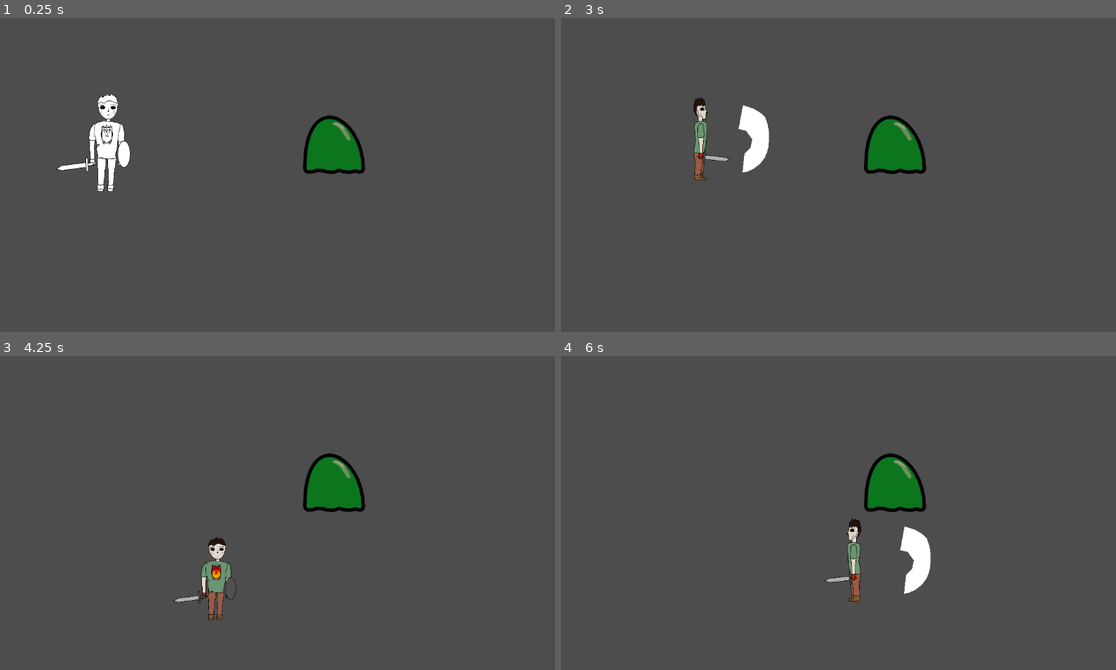
Above: before the commit, frames 1-4 (two rows, left to right).
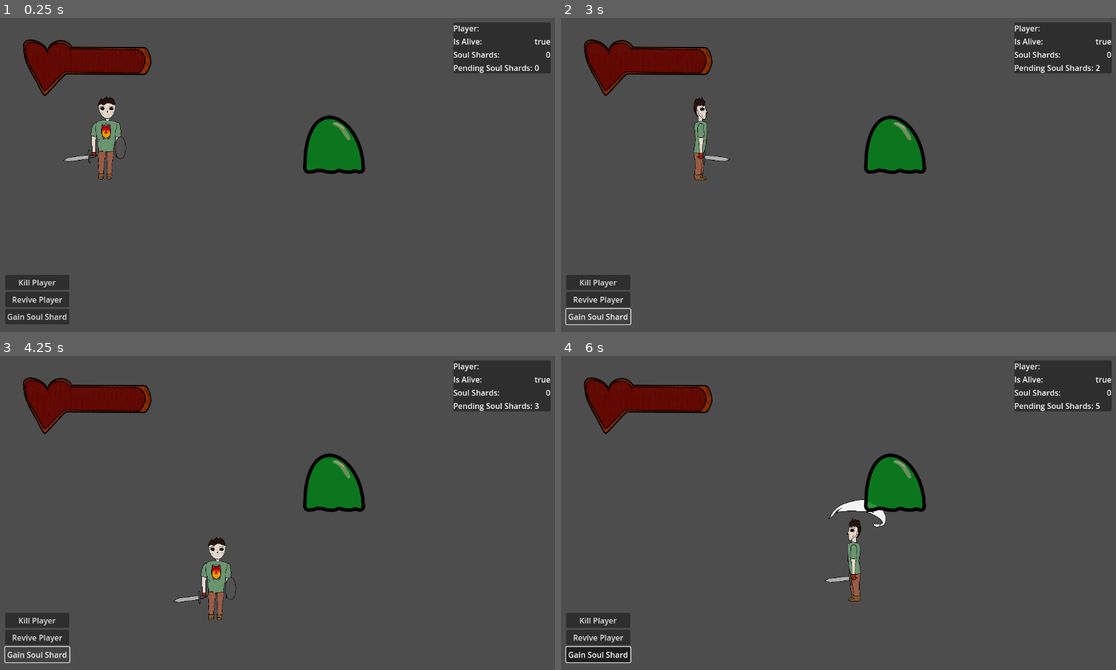
Above: after the commit, the same moments.

Repository: Reneator/Open-Source-Stuff
Game: Godot game, scene res://main.tscn
Same seed, same stepped clock (60 frames per second), same inputs: the game is played once before the commit and once after it. Before the commit the project starts from res://level.tscn.
Inputs (mouse positions are in pixels of both pictures, inside the frame that each line leads up to):
- Up to frame 1 (0.25 s): no input
- Up to frame 2 (3 s): click (599, 281) at 0.5 s, where only the run after the commit has a clickable "Kill Player"; click (599, 300) at 1.25 s, where only the run after the commit has a clickable "Revive Player"; click (599, 316) at 2 s, where only the run after the commit has a clickable "Gain Soul Shard"; tap Enter at 2.75 s; hold D (move_right) from 2.78 s (still down); hold Space (attack) from 2.78 s (still down)
- Up to frame 3 (4.25 s): release D (move_right) at 3.53 s; release Space (attack) at 3.53 s; hold S (move_down) from 3.53 s (still down); tap Space (attack) at 3.6 s
- Up to frame 4 (6 s): release S (move_down) at 4.28 s; hold D (move_right) 4.28-5.03 s; hold Space (attack) 4.28-5.03 s; hold W (move_up) 5.03-5.78 s; tap Space (attack) at 5.1 s; hold A (move_left) from 5.78 s (still down); hold Space (attack) from 5.78 s (still down)

The runs differ from the first frame. In frame 1, 8.0% of the frame differs, in the area x 1-100%, y 1-98%; in frame 2, 7.0%; in frame 3, 6.2%; in frame 4, 7.6%.
Error after the commit: Invalid call. Nonexistent function 'show' in base 'Nil'. (res://Player.gd:102)

Commit message:
Added new stuff
- added new assets by Nefarionus
- added directional attack-area
- improved Direction evaluation/code
- added ui
- added main scene
- implemented hp bar

Diff:
--- a/Johnny Upgrade/Character.gd
+++ b/Johnny Upgrade/Character.gd
@@ -14,6 +14,7 @@
 	health = max_health
 
 func damage(damage : float, origin : Character):
+	print("%s got damaged by %s for %d: new health: %d" % [name, origin.name, damage, health])
 	health -= damage
 	if health <= 0:
 		health = 0
--- /dev/null
+++ b/Johnny Upgrade/Global.gd
@@ -0,0 +1,3 @@
+extends Node
+
+var player : Player
--- a/Johnny Upgrade/Player.gd
+++ b/Johnny Upgrade/Player.gd
@@ -19,10 +19,20 @@
 var gravity = ProjectSettings.get_setting("physics/2d/default_gravity")
 
 func _ready():
-	attack_area.enemy_hit.connect(on_enemy_hit_by_attack)
+	for child in get_children():
+		if not child is Attack_Area:
+			continue
+		child.enemy_hit.connect(on_enemy_hit_by_attack)
+	initialize_hp()
+	Global.player = self
+
+func initialize_hp():
+	health = max_health
 
 func on_enemy_hit_by_attack(enemy : Enemy):
 	attack(enemy)
+
+var last_direction
 
 func _physics_process(delta):
 
@@ -30,66 +40,88 @@
 	var move_vertical = Input.get_axis("move_up", "move_down")
 	var move_vector = Vector2(move_horizontal, move_vertical).normalized()
 
-	print("Move_vector: %s" % move_vector)
-	#rotate_player_towards_movement_direction(move_vector)
-
 	velocity = Vector2.ZERO
 	velocity += SPEED * move_vector
 	if not move_vector.length() == 0:
 		set_texture_for_velocity()
+		last_direction = get_view_direction()
 
 	move_and_slide()
 
 var last_degrees
 
 func set_texture_for_velocity():
+	var player_texture = get_texture_for_direction()
+	var direction = get_view_direction()
+	if direction == DIRECTION.LEFT:
+		icon.flip_h = true
+	else:
+		icon.flip_h = false
+	icon.texture = player_texture
+
+enum DIRECTION{LEFT, RIGHT, DOWN, UP}
+
+func get_texture_for_direction():
+	var direction = get_view_direction()
+	match direction:
+		DIRECTION.UP:
+			return texture_hero_up
+		DIRECTION.DOWN:
+			return texture_hero_down
+		DIRECTION.RIGHT:
+			return texture_hero_right
+		DIRECTION.LEFT:
+			return texture_hero_right
+
+func get_view_direction():
 	var direction = velocity.normalized()
 	var degrees = rad_to_deg(direction.angle())
-	if last_degrees != null and degrees == last_degrees:
-		#so it doesnt constantly change it after stopping
-		return
-	print("Player move-direction degrees: %s" % degrees)
-	var player_texture = get_texture_for_direction_degrees(degrees)
-	icon.texture = player_texture
-
-func get_texture_for_direction_degrees(degrees):
 	if degrees >= -135 and degrees < -46: #up
-		print("up")
-		return texture_hero_up
+		return DIRECTION.UP
 	if degrees >= -46 and degrees < 46: #right
-		icon.flip_h = false
-		print("right")
-		return texture_hero_right
+		return DIRECTION.RIGHT
 	if degrees >= 46 and degrees < 135: #down
-		print("down")
-		return texture_hero_down
+		return DIRECTION.DOWN
 	if degrees >= 135 or degrees < -135: #left
-		print("left")
-		icon.flip_h = true
-		return texture_hero_right
-
-func rotate_player_towards_movement_direction(move_vector : Vector2):
-	if move_vector.length() <= 0:
-		return
-	var vector_angle_rad = move_vector.angle()
-	rotation = vector_angle_rad
+		return DIRECTION.LEFT
 
 func _input(event):
 	if event.is_action_pressed("attack"):
 		start_attack()
 
+var is_attacking = false
+var current_attack
 
 func start_attack():
-	animation_player.play("attack")
-	#attack_area.show()
+	if is_attacking:
+		return
+	is_attacking = true
+	get_tree().create_timer(0.5).timeout.connect(stop_attack)
 
-	#check for bodys in damage area
-	#damage enemies
+	current_attack = get_attack_area()
+	current_attack.show()
 
-#func _on_attack_area_2d_body_entered(body):
-	#if not body is Enemy:
-		#return
-	#attack(body)
+func get_attack_area():
+	var direction = get_view_direction()
+	if velocity.length()<= 0:
+		direction = last_direction
+	match direction:
+		DIRECTION.UP:
+			return $Attack_Top
+		DIRECTION.DOWN:
+			return $Attack_Bottom
+		DIRECTION.RIGHT:
+			return $Attack_Right
+		DIRECTION.LEFT:
+			return $Attack_Left
+
+
+func stop_attack():
+	if current_attack:
+		current_attack.hide()
+	current_attack = null
+	is_attacking = false
+
 
 func on_death(origin : Character):
 	print("Player was killed by %s" % origin)
--- a/Johnny Upgrade/Player_Attack.gd
+++ b/Johnny Upgrade/Player_Attack.gd
@@ -1,4 +1,5 @@
 extends Area2D
+class_name Attack_Area
 
 var processed_targets = []
 
--- a/Johnny Upgrade/Systems/Player/Player.gd
+++ /dev/null
@@ -1 +0,0 @@
-extends Character
--- /dev/null
+++ b/Johnny Upgrade/attack_area_2d.tscn
@@ -0,0 +1,20 @@
+[gd_scene load_steps=3 format=3 uid="uid://pvkph6lbd033"]
+
+[ext_resource type="Script" path="res://Player_Attack.gd" id="1_dvbdy"]
+[ext_resource type="Texture2D" uid="uid://o2crfljf64cn" path="res://Assets/attack.png" id="2_tpjbi"]
+
+[node name="Attack_Area2D" type="Area2D"]
+position = Vector2(54, 25)
+script = ExtResource("1_dvbdy")
+
+[node name="Polygon2D" type="Polygon2D" parent="."]
+visible = false
+polygon = PackedVector2Array(44, -2, 56, -13, 60, -31, 47, -49, 32, -52, 41, -101, 62, -94, 79, -84, 87, -75, 92, -59, 94, -45, 94, -31, 93, -16, 90, -4, 85, 7, 76, 19, 63, 29, 50, 35, 40, 37)
+
+[node name="CollisionPolygon2D" type="CollisionPolygon2D" parent="."]
+polygon = PackedVector2Array(33, -52, 41, -101, 71, -90, 85, -80, 89, -69, 91, -53, 92, -40, 93, -27, 90, -14, 87, -3, 81, 7, 72, 17, 63, 25, 49, 33, 40, 37, 44, -2, 53, -11, 58, -31, 52, -41)
+
+[node name="Attack" type="Sprite2D" parent="."]
+position = Vector2(52, -45)
+scale = Vector2(0.186719, 0.186719)
+texture = ExtResource("2_tpjbi")
--- /dev/null
+++ b/Johnny Upgrade/hp_bar.gd
@@ -0,0 +1,13 @@
+extends TextureProgressBar
+
+
+var player : Player
+
+func _process(delta: float) -> void:
+	if not player:
+		player = Global.player
+	if not player:
+		return
+
+	value = player.health
+	max_value = player.max_health
--- /dev/null
+++ b/Johnny Upgrade/hp_bar.tscn
@@ -0,0 +1,16 @@
+[gd_scene load_steps=4 format=3 uid="uid://dmxtgeisdtbo1"]
+
+[ext_resource type="Texture2D" uid="uid://dg0khy4kb3fk6" path="res://Assets/health_bar_empty.png" id="1_x3j3p"]
+[ext_resource type="Texture2D" uid="uid://cwvr7b2lma7t8" path="res://Assets/health_bar_inside.png" id="2_3ywq5"]
+[ext_resource type="Script" path="res://hp_bar.gd" id="3_d3c0j"]
+
+[node name="Hp_Bar" type="TextureProgressBar"]
+offset_left = -54.0
+offset_top = -30.0
+offset_right = 392.0
+offset_bottom = 175.0
+value = 50.0
+nine_patch_stretch = true
+texture_under = ExtResource("1_x3j3p")
+texture_progress = ExtResource("2_3ywq5")
+script = ExtResource("3_d3c0j")
--- /dev/null
+++ b/Johnny Upgrade/main.tscn
@@ -0,0 +1,10 @@
+[gd_scene load_steps=3 format=3 uid="uid://yxsfi4pm4pbi"]
+
+[ext_resource type="PackedScene" uid="uid://bgeo33k3pog4i" path="res://test_ui.tscn" id="1_sccuf"]
+[ext_resource type="PackedScene" uid="uid://poltyc5xr15n" path="res://level.tscn" id="2_f3bok"]
+
+[node name="Main" type="Node2D"]
+
+[node name="Level" parent="." instance=ExtResource("2_f3bok")]
+
+[node name="Main_UI" parent="." instance=ExtResource("1_sccuf")]
--- a/Johnny Upgrade/player.tscn
+++ b/Johnny Upgrade/player.tscn
@@ -2,16 +2,16 @@
 
 [ext_resource type="Script" path="res://Player.gd" id="1_cn7sa"]
 [ext_resource type="Texture2D" uid="uid://jwdg8ovt63a1" path="res://Assets/hero_right.png" id="2_engle"]
-[ext_resource type="Texture2D" uid="uid://bbpeoohi7rlih" path="res://Assets/Player_Character.png" id="2_g58gu"]
-[ext_resource type="Script" path="res://Player_Attack.gd" id="3_1wrja"]
 [ext_resource type="Texture2D" uid="uid://bcqk0cev8ctbd" path="res://Assets/Hero.png" id="3_jx6og"]
+[ext_resource type="Texture2D" uid="uid://bsdwmi7nphk1e" path="res://Assets/hero_up.png" id="4_261rn"]
+[ext_resource type="PackedScene" uid="uid://pvkph6lbd033" path="res://attack_area_2d.tscn" id="4_o8b0x"]
 
 [sub_resource type="Animation" id="Animation_dqklc"]
 length = 0.001
 tracks/0/type = "value"
 tracks/0/imported = false
 tracks/0/enabled = true
-tracks/0/path = NodePath("Attack_Area2D:visible")
+tracks/0/path = NodePath("Attack_Right:visible")
 tracks/0/interp = 1
 tracks/0/loop_wrap = true
 tracks/0/keys = {
@@ -27,7 +27,7 @@
 tracks/0/type = "value"
 tracks/0/imported = false
 tracks/0/enabled = true
-tracks/0/path = NodePath("Attack_Area2D:visible")
+tracks/0/path = NodePath("Attack_Right:visible")
 tracks/0/interp = 1
 tracks/0/loop_wrap = true
 tracks/0/keys = {
@@ -50,7 +50,7 @@
 script = ExtResource("1_cn7sa")
 texture_hero_right = ExtResource("2_engle")
 texture_hero_down = ExtResource("3_jx6og")
-texture_hero_up = ExtResource("3_jx6og")
+texture_hero_up = ExtResource("4_261rn")
 
 [node name="AnimationPlayer" type="AnimationPlayer" parent="."]
 libraries = {
@@ -59,19 +59,26 @@
 
 [node name="Icon" type="Sprite2D" parent="."]
 scale = Vector2(0.171875, 0.171875)
-texture = ExtResource("2_g58gu")
+texture = ExtResource("3_jx6og")
 
 [node name="CollisionShape2D" type="CollisionShape2D" parent="."]
 position = Vector2(4, 0)
 shape = SubResource("RectangleShape2D_voro1")
 
-[node name="Attack_Area2D" type="Area2D" parent="."]
+[node name="Attack_Right" parent="." instance=ExtResource("4_o8b0x")]
 visible = false
-position = Vector2(54, 25)
-script = ExtResource("3_1wrja")
 
-[node name="Polygon2D" type="Polygon2D" parent="Attack_Area2D"]
-polygon = PackedVector2Array(44, -2, 56, -13, 60, -31, 47, -49, 32, -52, 41, -101, 62, -94, 79, -84, 87, -75, 92, -59, 94, -45, 94, -31, 93, -16, 90, -4, 85, 7, 76, 19, 63, 29, 50, 35, 40, 37)
+[node name="Attack_Left" parent="." instance=ExtResource("4_o8b0x")]
+visible = false
+position = Vector2(-47, -28)
+rotation = -2.96942
 
-[node name="CollisionPolygon2D" type="CollisionPolygon2D" parent="Attack_Area2D"]
-polygon = PackedVector2Array(33, -52, 41, -101, 71, -90, 85, -80, 89, -69, 91, -53, 92, -40, 93, -27, 90, -14, 87, -3, 81, 7, 72, 17, 63, 25, 49, 33, 40, 37, 44, -2, 53, -11, 58, -31, 52, -41)
+[node name="Attack_Bottom" parent="." instance=ExtResource("4_o8b0x")]
+visible = false
+position = Vector2(-28, 67)
+rotation = 1.57514
+
+[node name="Attack_Top" parent="." instance=ExtResource("4_o8b0x")]
+visible = false
+position = Vector2(12, -35)
+rotation = -1.16652
--- a/Johnny Upgrade/project.godot
+++ b/Johnny Upgrade/project.godot
@@ -11,9 +11,13 @@
 [application]
 
 config/name="Johnny Upgrade"
-run/main_scene="res://level.tscn"
+run/main_scene="res://main.tscn"
 config/features=PackedStringArray("4.3", "Forward Plus")
 config/icon="res://icon.svg"
+
+[autoload]
+
+Global="*res://Global.gd"
 
 [input]
 
--- a/Johnny Upgrade/test_ui.tscn
+++ b/Johnny Upgrade/test_ui.tscn
@@ -1,7 +1,8 @@
-[gd_scene load_steps=3 format=3 uid="uid://bgeo33k3pog4i"]
+[gd_scene load_steps=4 format=3 uid="uid://bgeo33k3pog4i"]
 
 [ext_resource type="Script" path="res://test_UI.gd" id="1_lr541"]
 [ext_resource type="Script" path="res://Player_Info_Container.gd" id="2_cwqnw"]
+[ext_resource type="PackedScene" uid="uid://dmxtgeisdtbo1" path="res://hp_bar.tscn" id="3_hyv2l"]
 
 [node name="Main_UI" type="Control"]
 layout_mode = 3
@@ -12,36 +13,12 @@
 grow_vertical = 2
 script = ExtResource("1_lr541")
 
-[node name="Kill_Player_Button" type="Button" parent="."]
-layout_mode = 0
-offset_left = 342.0
-offset_top = 216.0
-offset_right = 427.0
-offset_bottom = 247.0
-text = "Kill Player"
-
-[node name="Revive_Player_Button" type="Button" parent="."]
-layout_mode = 0
-offset_left = 329.0
-offset_top = 272.0
-offset_right = 440.0
-offset_bottom = 303.0
-text = "Revive Player"
-
-[node name="Gain_Soul_Shard_Button" type="Button" parent="."]
-layout_mode = 0
-offset_left = 327.0
-offset_top = 334.0
-offset_right = 458.0
-offset_bottom = 365.0
-text = "Gain Soul Shard"
-
 [node name="Player_Info_Panel" type="PanelContainer" parent="."]
 layout_mode = 0
-offset_left = 663.0
-offset_top = 243.0
-offset_right = 763.0
-offset_bottom = 347.0
+offset_left = 940.0
+offset_top = 15.0
+offset_right = 1139.0
+offset_bottom = 119.0
 script = ExtResource("2_cwqnw")
 
 [node name="VBoxContainer" type="VBoxContainer" parent="Player_Info_Panel"]
@@ -88,6 +65,29 @@
 layout_mode = 2
 text = "true"
 
-[connection signal="pressed" from="Kill_Player_Button" to="." method="_on_kill_player_button_pressed"]
-[connection signal="pressed" from="Revive_Player_Button" to="." method="_on_revive_player_button_pressed"]
-[connection signal="pressed" from="Gain_Soul_Shard_Button" to="." method="_on_gain_soul_shard_button_pressed"]
+[node name="TextureProgressBar" parent="." instance=ExtResource("3_hyv2l")]
+layout_mode = 0
+offset_right = 368.0
+
+[node name="VBoxContainer" type="VBoxContainer" parent="."]
+layout_mode = 0
+offset_left = 25.0
+offset_top = 531.0
+offset_right = 156.0
+offset_bottom = 632.0
+
+[node name="Kill_Player_Button" type="Button" parent="VBoxContainer"]
+layout_mode = 2
+text = "Kill Player"
+
+[node name="Revive_Player_Button" type="Button" parent="VBoxContainer"]
+layout_mode = 2
+text = "Revive Player"
+
+[node name="Gain_Soul_Shard_Button" type="Button" parent="VBoxContainer"]
+layout_mode = 2
+text = "Gain Soul Shard"
+
+[connection signal="pressed" from="VBoxContainer/Kill_Player_Button" to="." method="_on_kill_player_button_pressed"]
+[connection signal="pressed" from="VBoxContainer/Revive_Player_Button" to="." method="_on_revive_player_button_pressed"]
+[connection signal="pressed" from="VBoxContainer/Gain_Soul_Shard_Button" to="." method="_on_gain_soul_shard_button_pressed"]
Binary file removed: Johnny Upgrade/Assets/Player_Character.png
Binary file removed: Johnny Upgrade/Assets/Player_Character_coloured.png
Binary file added: Johnny Upgrade/Assets/attack.png
Not shown, changed: Johnny Upgrade/Assets/attack.png.import
Binary file added: Johnny Upgrade/Assets/bush_monster.png
Not shown, changed: Johnny Upgrade/Assets/bush_monster.png.import
Binary file added: Johnny Upgrade/Assets/health_bar_empty.png
Not shown, added: Johnny Upgrade/Assets/health_bar_empty.png.import
Binary file added: Johnny Upgrade/Assets/health_bar_inside.png
Not shown, added: Johnny Upgrade/Assets/health_bar_inside.png.import
Binary file added: Johnny Upgrade/Assets/hero_up.png
Not shown, added: Johnny Upgrade/Assets/hero_up.png.import
(and 4 more such lines)
